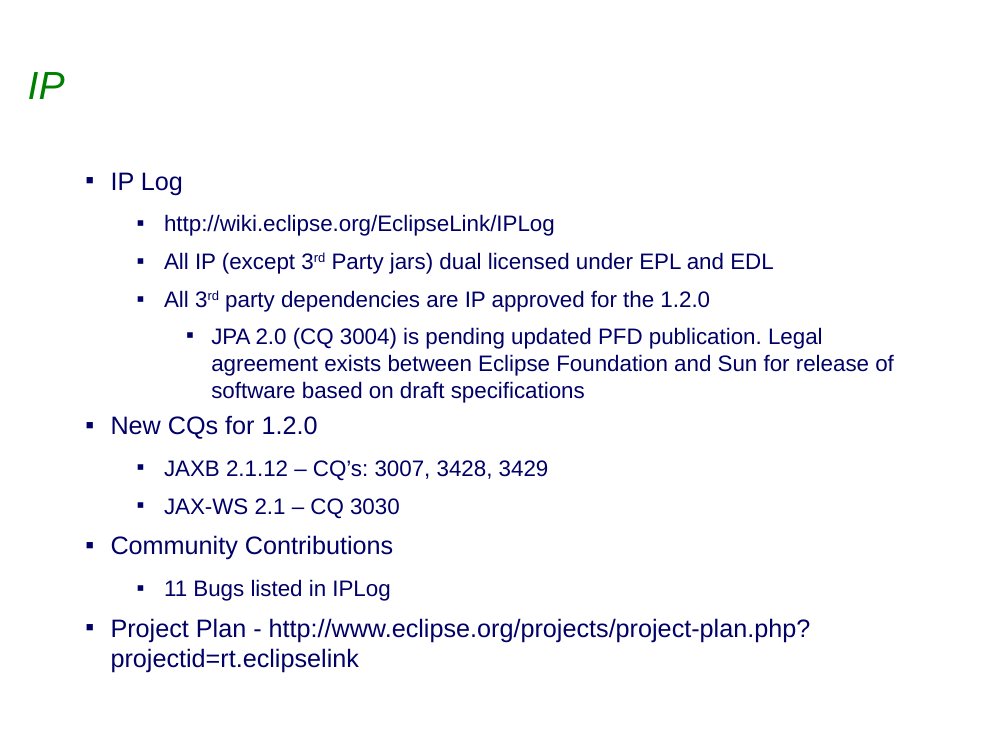
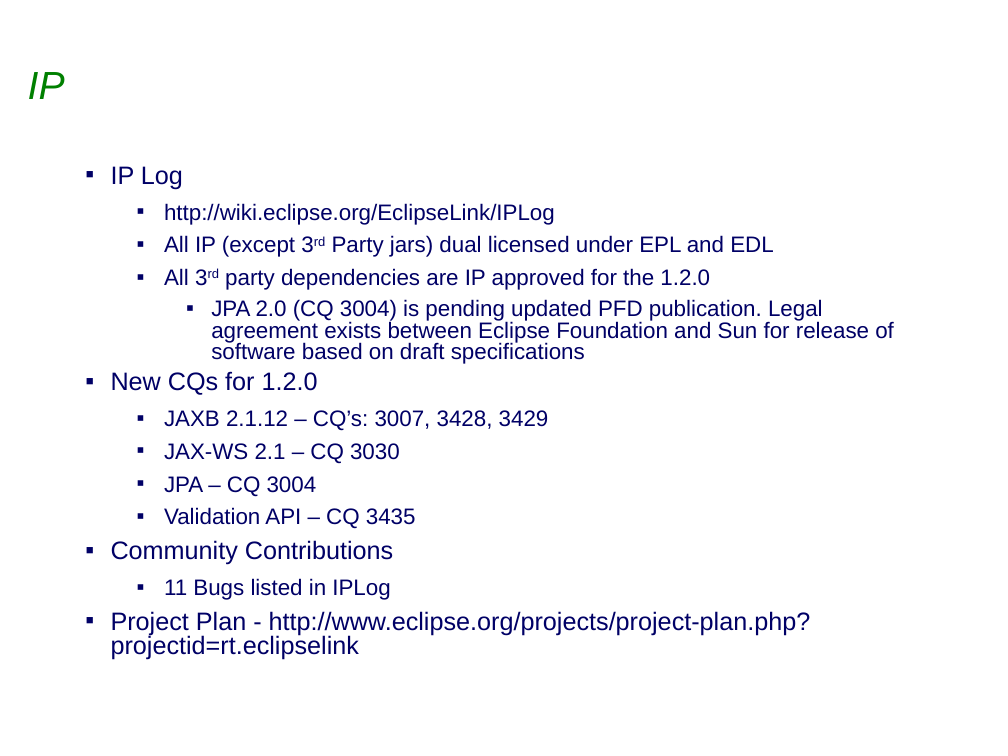
Before and after one commit to eclipse-ee4j/eclipselink, a slide deck: slide 14 of project-admin/Eclipselink_1.2.0_Release_Review.ppt. Drawn at 1008x756 pixels with LibreOffice and Linux fonts; fonts in the diff are those of the drawing; background and template pictures are left out. Boxes give left, top, right and bottom in pixels: in the first picture for what was removed or moved away, otherwise in the second. Text is boxed around its words. In the diff, an @@ line names an element or a change of style, - is before the commit and + after.

```diff
--- a/project-admin/Eclipselink_1.2.0_Release_Review.ppt
+++ b/project-admin/Eclipselink_1.2.0_Release_Review.ppt
@@ text at [111, 166, 894, 660]: line spacing 1 to 0.8 @@
@@ text at [164, 476, 416, 529]: paragraphs added @@
+  ▪ JPA – CQ 3004
+  ▪ Validation API – CQ 3435
```
Also in this commit, not shown: 3 other slides changed.
